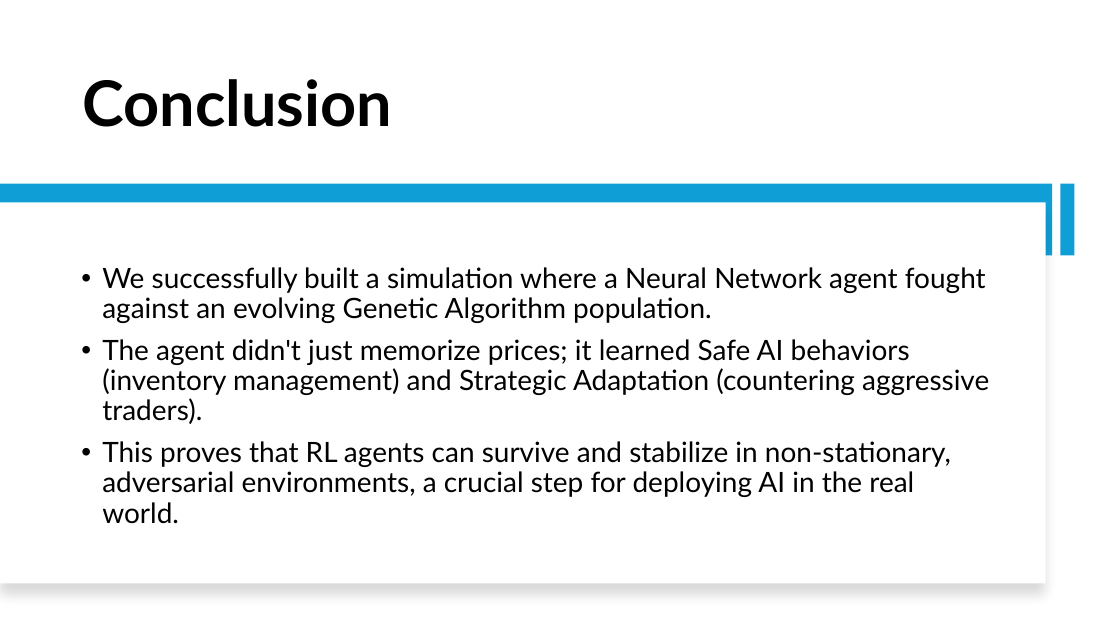
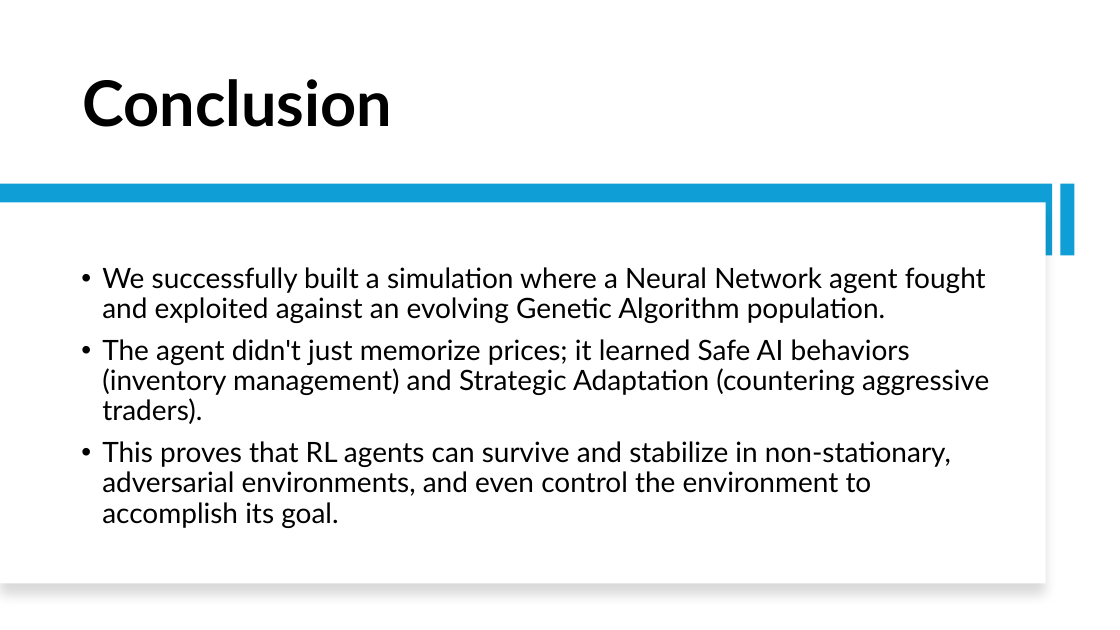
Before and after one commit to Srithwak/Coevolutionary_ARL_vs_EGT_agents_research, a slide deck: slide 15 of presentation.pptx (slide 14 before the commit). Drawn at 1120x630 pixels with LibreOffice and Linux fonts; fonts in the diff are those of the drawing. Boxes give left, top, right and bottom in pixels: in the first picture for what was removed or moved away, otherwise in the second. Text is boxed around its words. In the diff, an @@ line names an element or a change of style, - is before the commit and + after.

```diff
--- a/presentation.pptx
+++ b/presentation.pptx
@@ text at (x1=102, y1=267, x2=986, y2=323): text changed @@
-• We successfully built a simulation where a Neural Network agent fought against an evolving Genetic Algorithm population.
+• We successfully built a simulation where a Neural Network agent fought and exploited against an evolving Genetic Algorithm population.
@@ text at (x1=102, y1=441, x2=951, y2=528): text changed @@
-• This proves that RL agents can survive and stabilize in non-stationary, adversarial environments, a crucial step for deploying AI in the real world.
+• This proves that RL agents can survive and stabilize in non-stationary, adversarial environments, and even control the environment to accomplish its goal.
```
Also in this commit, not shown: 6 other slides changed, 3 slides added, 2 slides removed, 15 other files.
